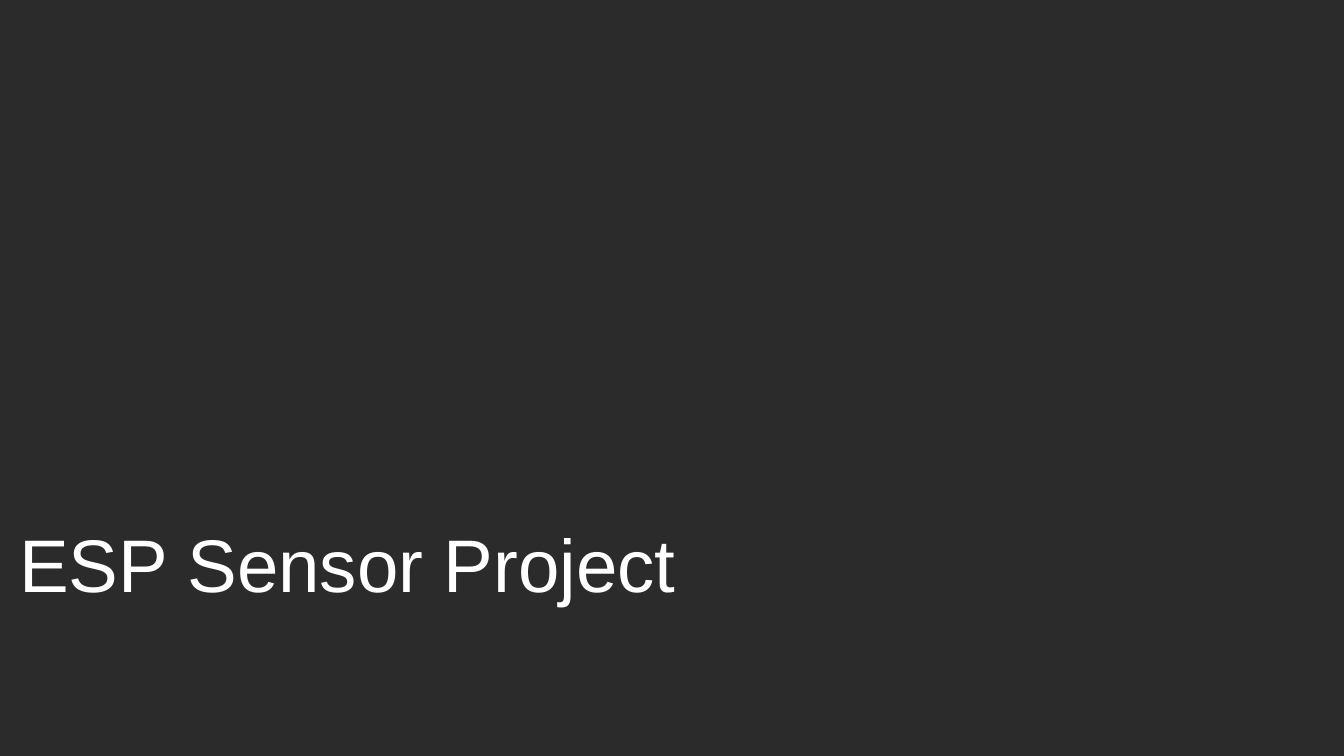
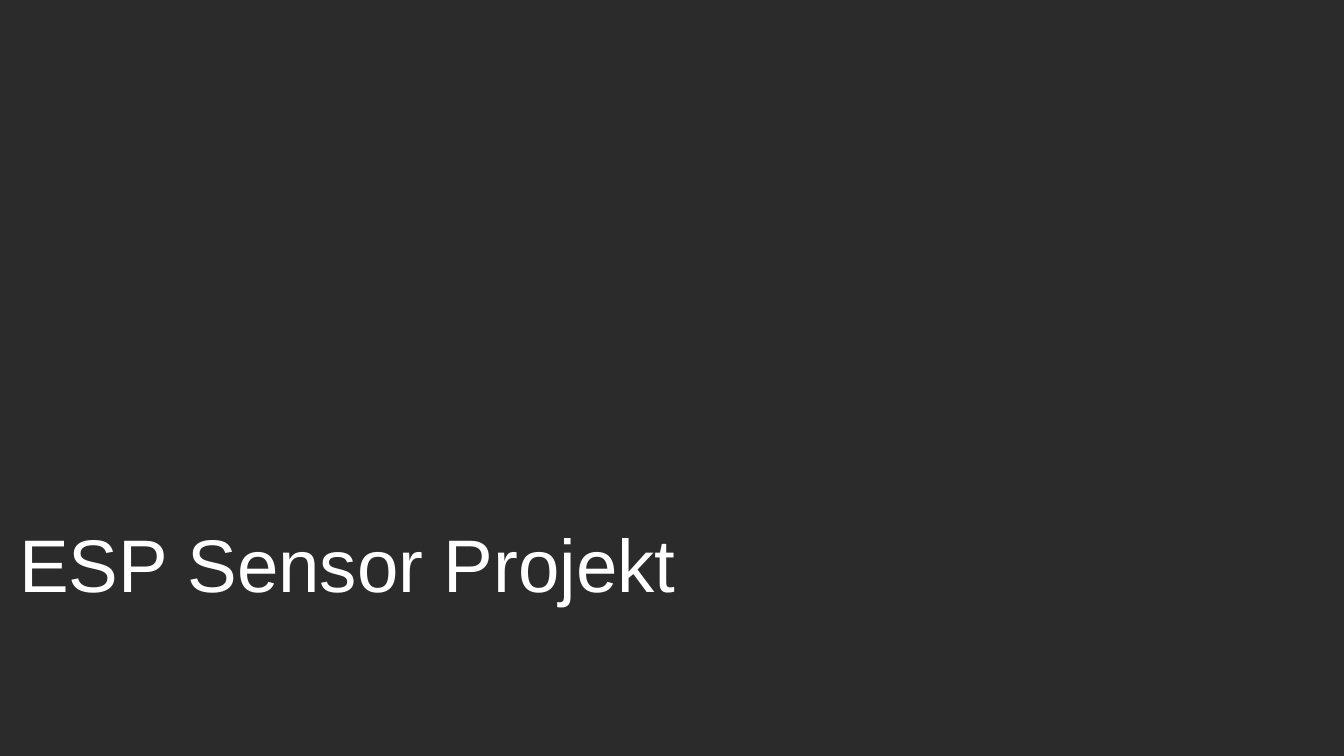
Before and after one commit to PhilippWuerfel/EspSensorProj, a slide deck: slide 1 of documentation/EspSensorProj.odp. Drawn at 1344x756 pixels with LibreOffice and Linux fonts; fonts in the diff are those of the drawing; background and template pictures are left out; a plain dark background stands for a picture behind light text. Boxes give left, top, right and bottom in pixels: in the first picture for what was removed or moved away, otherwise in the second. Text is boxed around its words. In the diff, an @@ line names an element or a change of style, - is before the commit and + after.

```diff
--- a/documentation/EspSensorProj.odp
+++ b/documentation/EspSensorProj.odp
@@ title at [19,538,676,606]: text changed @@
-ESP Sensor Project
+ESP Sensor Projekt
```
Also in this commit, not shown: 2 other slides changed, 1 other file.
